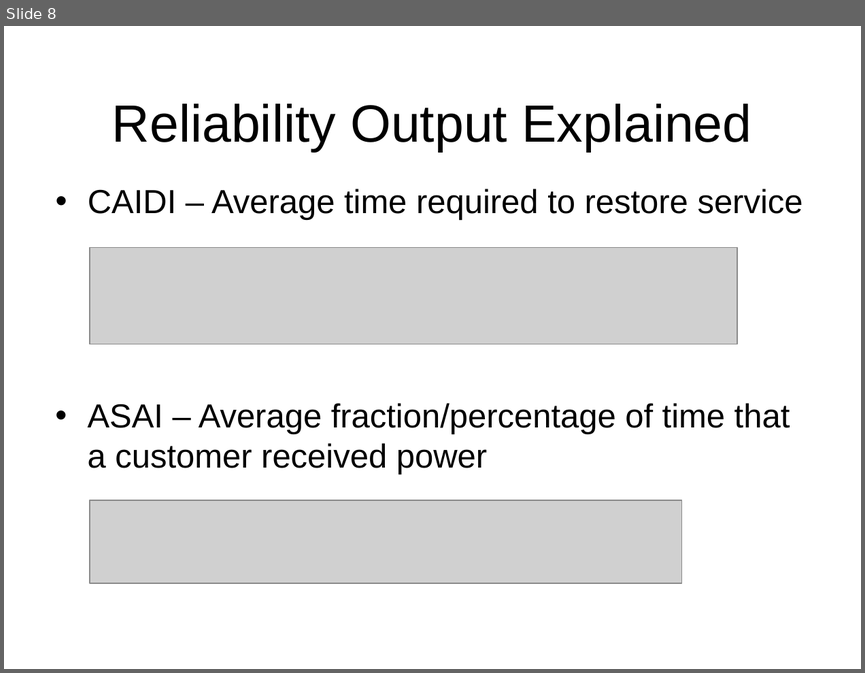
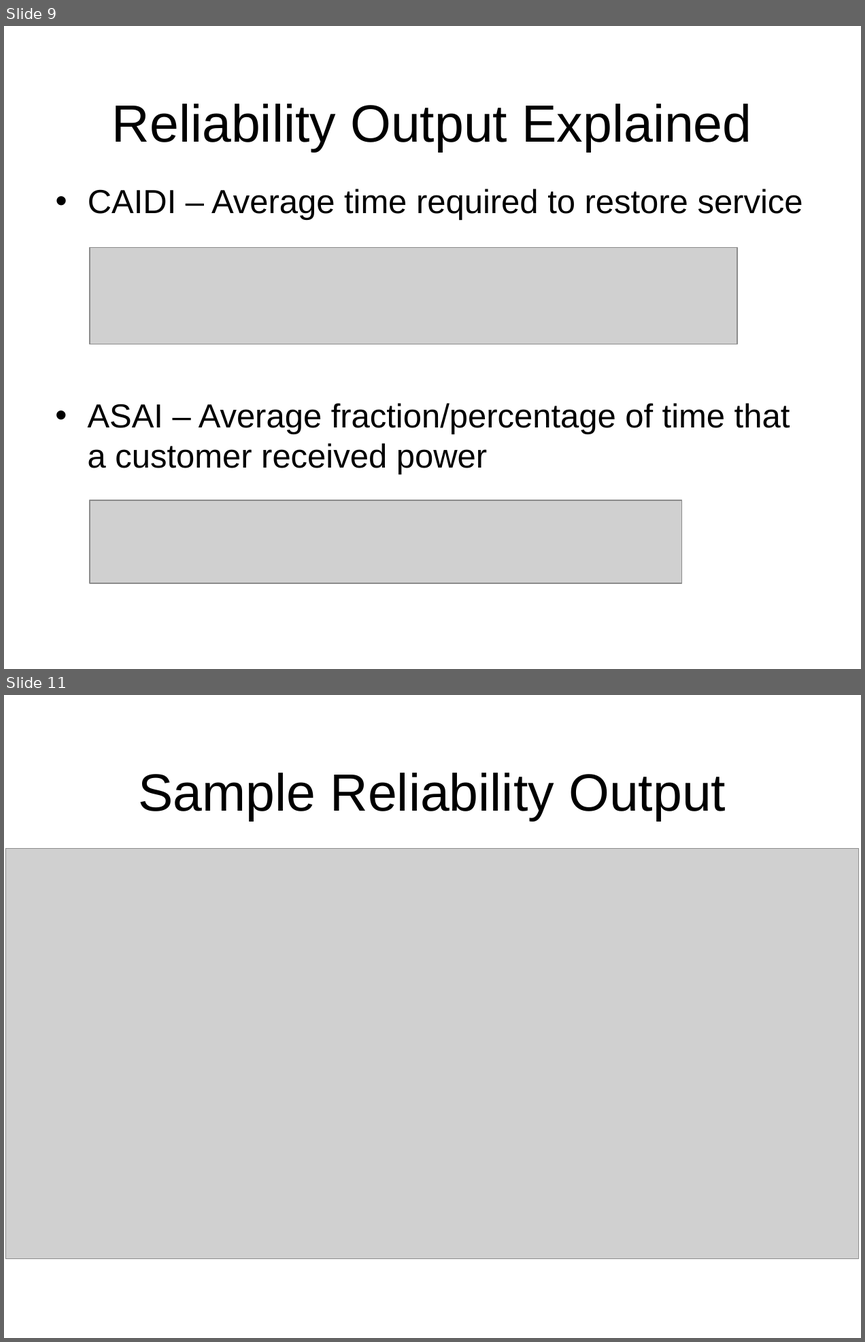
Before and after one commit to gridlab-d/course, a slide deck: FourDayCourse/4.2 - Reliability Module.ppt. Shown one above the other, each under a label of ours: slide 8 before the commit, slides 9 and 11 after it; the slides between them are not shown. The pictures are 865x673 and 865x1342 pixels, drawn with LibreOffice and Linux fonts; fonts in the diff are those of the drawing; grey boxes stand for pictures; background and template pictures are left out. Boxes give left, top, right and bottom in pixels: in the first picture for what was removed or moved away, otherwise in the second. Text is boxed around its words. In the diff, an @@ line names an element or a change of style, - is before the commit and + after.

Commit message:
Changes to reliability module portion of four day course to reflect new reliability implementation and exercise addition

```diff
--- a/FourDayCourse/4.2 - Reliability Module.ppt
+++ b/FourDayCourse/4.2 - Reliability Module.ppt
@@ slide 11 added at (4,695,861,1338), background picture (left out) @@
@@ title added at (138,773,725,821), 44 pt, text #000000 @@
+Sample Reliability Output
@@ picture added at (6,849,858,1259) @@
@@ what was slide 8 is now slide 9 @@
```
Also in this commit, not shown: 5 slides changed, 3 other slides added, 1 slide removed.
